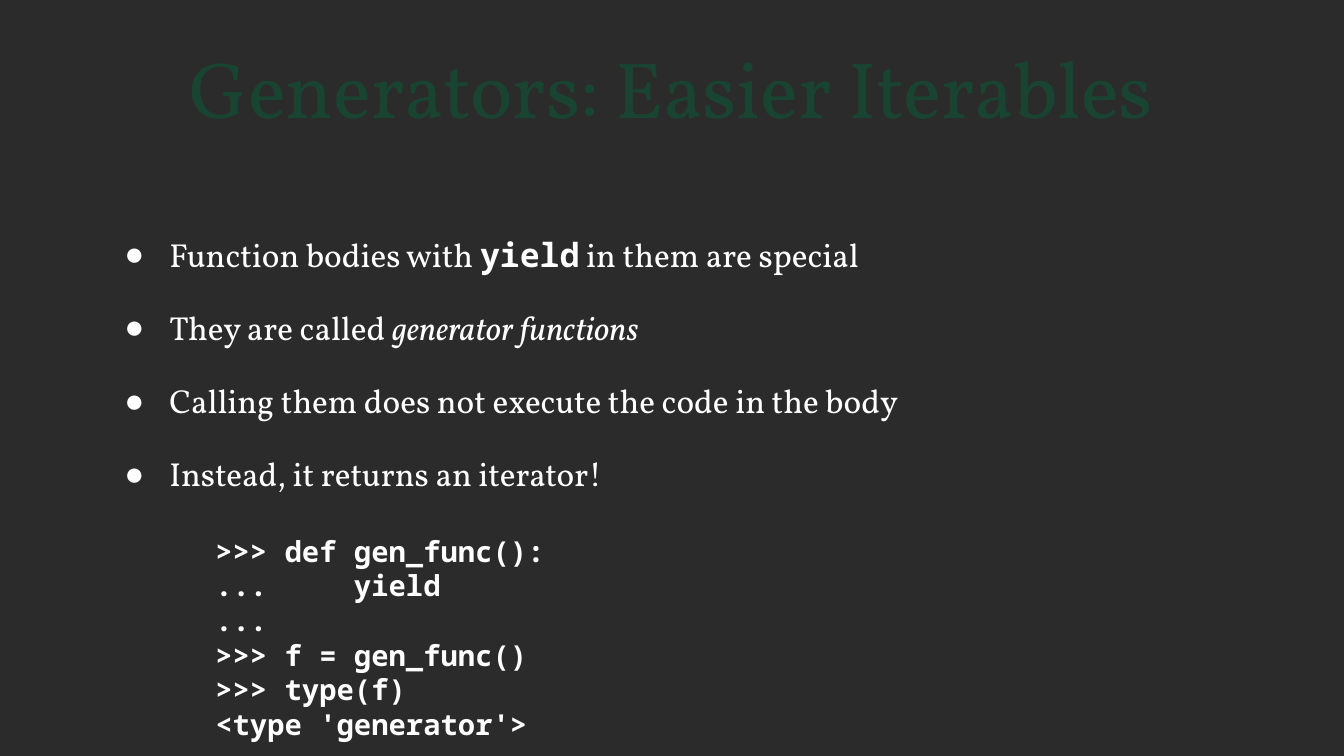
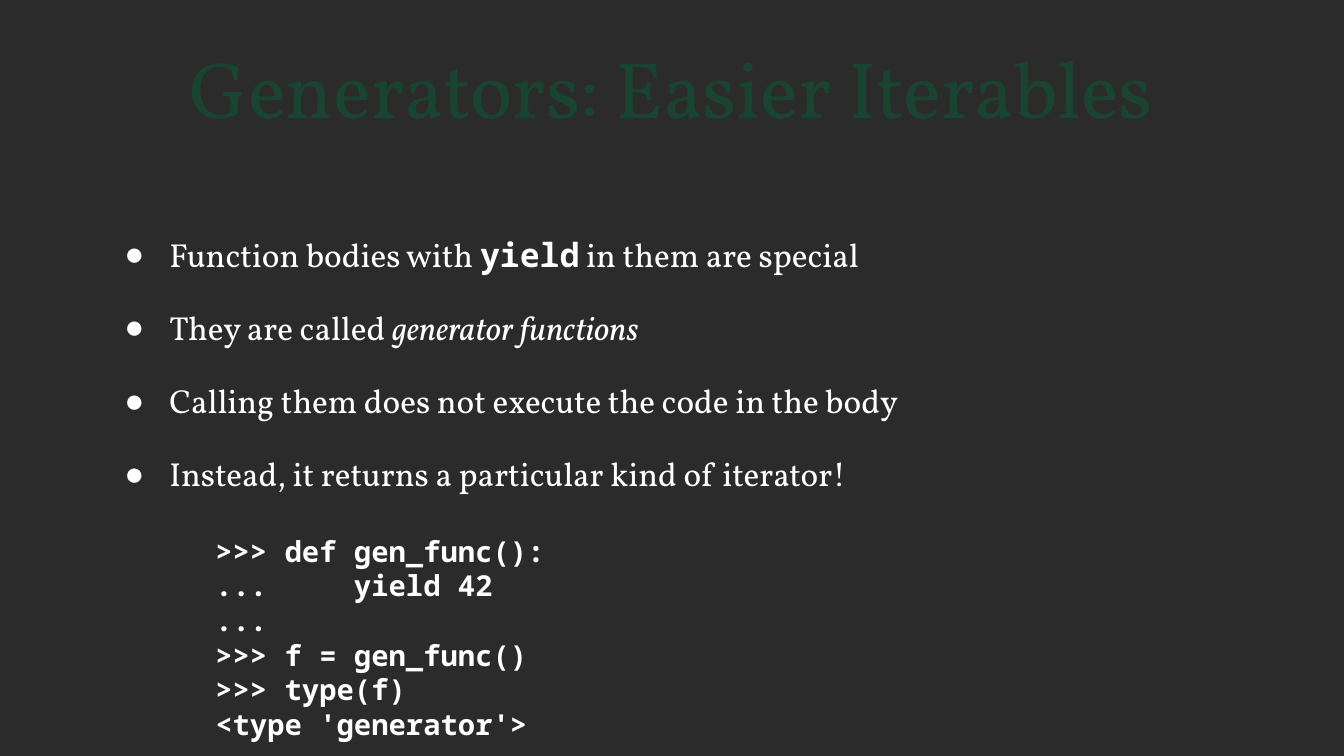
Before and after one commit to steveholden/iteration, a slide deck: slide 21 of iterables.pptx (slide 18 before the commit). Drawn at 1344x756 pixels with LibreOffice and Linux fonts; fonts in the diff are those of the drawing; background and template pictures are left out; a plain dark background stands for a picture behind light text. Boxes give left, top, right and bottom in pixels: in the first picture for what was removed or moved away, otherwise in the second. Text is boxed around its words. In the diff, an @@ line names an element or a change of style, - is before the commit and + after.

```diff
--- a/iterables.pptx
+++ b/iterables.pptx
@@ text at <box>169,462,845,494</box>: text changed @@
-● Instead, it returns an iterator!
+● Instead, it returns a particular kind of iterator!
@@ text at <box>354,573,493,603</box>: text changed @@
-    ... yield
+    ... yield 42
```
Also in this commit, not shown: 16 other slides changed, 4 slides added, 1 slide removed, 9 other files.
